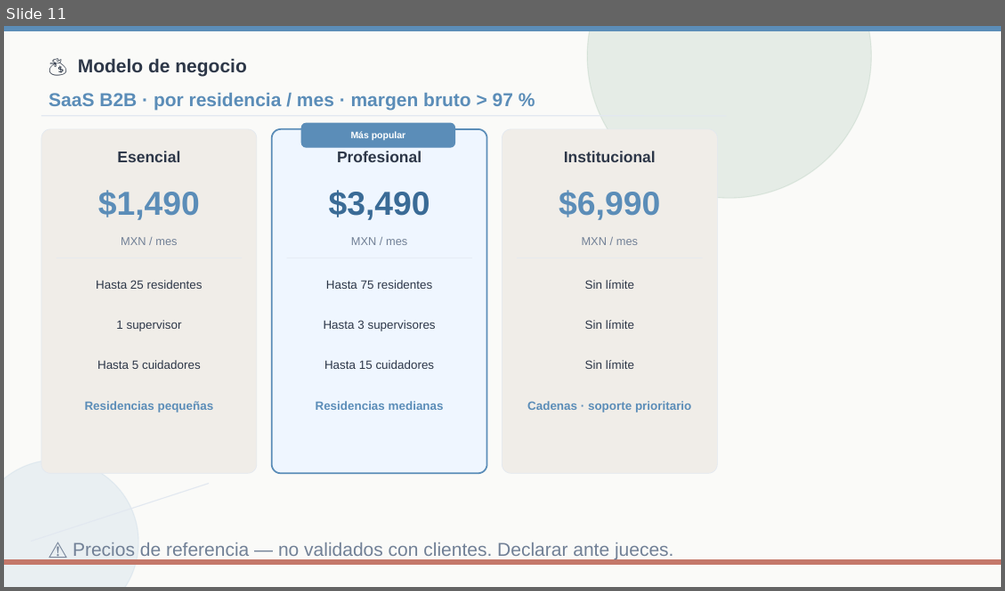
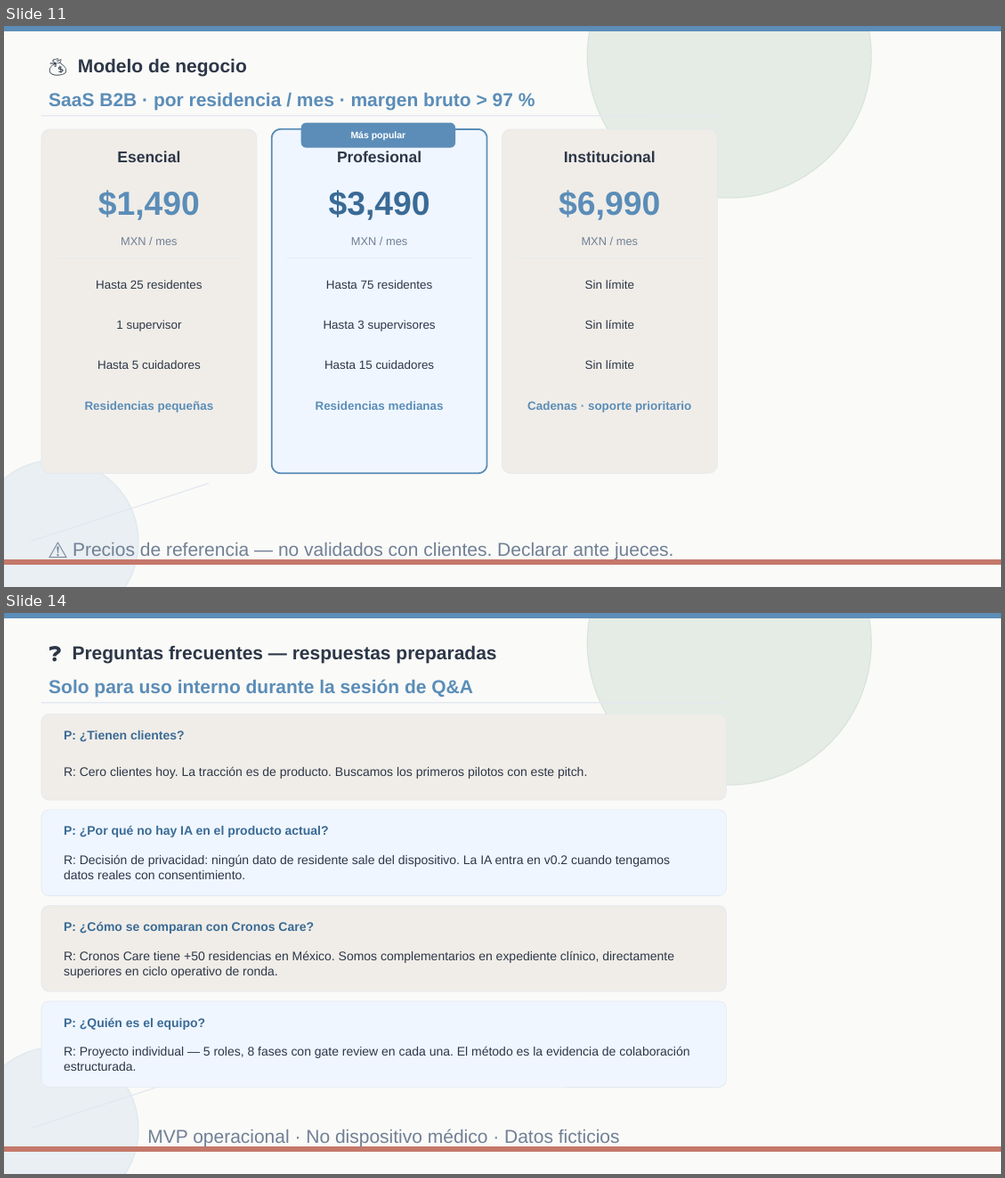
Before and after one commit to RobertMX23/CareSignalAPP, a slide deck: business/CareSignal_Pitch_Deck.pptx. Shown one above the other, each under a label of ours: slide 11 before the commit, slides 11 and 14 after it; the slides between them are not shown. The pictures are 1005x591 and 1005x1178 pixels, drawn with LibreOffice and Linux fonts; fonts in the diff are those of the drawing. Boxes give left, top, right and bottom in pixels: in the first picture for what was removed or moved away, otherwise in the second. Text is boxed around its words. In the diff, an @@ line names an element or a change of style, - is before the commit and + after.

```diff
--- a/business/CareSignal_Pitch_Deck.pptx
+++ b/business/CareSignal_Pitch_Deck.pptx
@@ slide 14 added at [4,613,1001,1174], background #FFFFFF @@
@@ rectangle added at [4,613,1001,1174], fill #FAFAF8, outline #FAFAF8 1 pt @@
@@ rectangle added at [4,613,1001,617], fill #5B8DB8, outline #5B8DB8 1 pt @@
@@ ellipse added at [587,613,872,785], fill #7BA68A at 16% opacity, outline #7BA68A 1 pt @@
@@ text added at [73,645,496,664], 18 pt, text #2D3748, bold @@
+❓ Preguntas frecuentes — respuestas preparadas
@@ text added at [48,679,473,697], 18 pt, text #5B8DB8, bold @@
+Solo para uso interno durante la sesión de Q&A
@@ line added from (41, 703) to (727, 703), #E2E8F0 1 pt @@
@@ rounded rectangle added at [41,714,727,800], fill #F0EDE8, outline #E2E8F0 0.5 pt @@
@@ text added at [64,730,185,742], 12 pt, text #3A6B96, bold @@
+P: ¿Tienen clientes?
@@ text added at [64,766,587,779], 12 pt, text #2D3748 @@
+R: Cero clientes hoy. La tracción es de producto. Buscamos los primeros pilotos con este pitch.
@@ rounded rectangle added at [41,810,727,896], fill #EFF6FF, outline #E2E8F0 0.5 pt @@
@@ text added at [64,825,329,837], 12 pt, text #3A6B96, bold @@
+P: ¿Por qué no hay IA en el producto actual?
@@ text added at [64,854,670,879], 12 pt, text #2D3748 @@
+R: Decisión de privacidad: ningún dato de residente sale del dispositivo. La IA entra en v0.2 cuando tengamos datos reales con consentimiento.
@@ rounded rectangle added at [41,906,727,991], fill #F0EDE8, outline #E2E8F0 0.5 pt @@
@@ text added at [64,921,314,933], 12 pt, text #3A6B96, bold @@
+P: ¿Cómo se comparan con Cronos Care?
@@ text added at [64,950,674,978], 12 pt, text #2D3748 @@
+R: Cronos Care tiene +50 residencias en México. Somos complementarios en expediente clínico, directamente superiores en ciclo operativo de ronda.
@@ rounded rectangle added at [41,1001,727,1087], fill #EFF6FF, outline #E2E8F0 0.5 pt @@
@@ text added at [64,1017,205,1030], 12 pt, text #3A6B96, bold @@
+P: ¿Quién es el equipo?
@@ ellipse added at [4,1046,138,1174], fill #A8C4DC at 20% opacity, outline #A8C4DC 1 pt @@
@@ text added at [64,1046,689,1070], 12 pt, text #2D3748 @@
+R: Proyecto individual — 5 roles, 8 fases con gate review en cada una. El método es la evidencia de colaboración estructurada.
@@ line added from (31, 1128) to (209, 1070), #E2E8F0 1 pt @@
@@ text added at [147,1128,620,1147], 18 pt, text #718096 @@
+MVP operacional · No dispositivo médico · Datos ficticios
@@ rectangle added at [4,1147,1001,1151], fill #C4786A, outline #C4786A 1 pt @@
```
Also in this commit, not shown: 1 other slide added, 1 other file.
